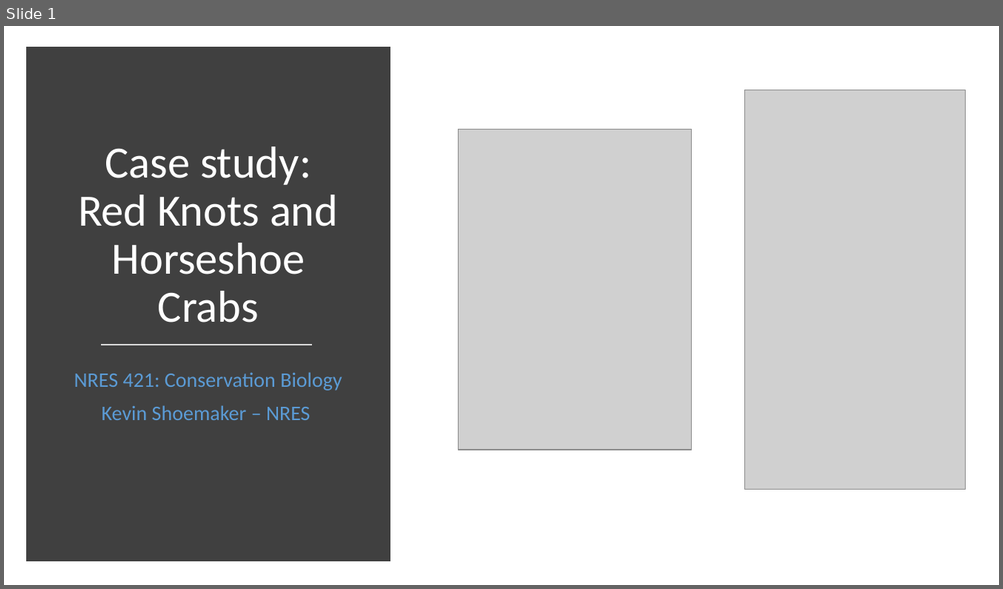
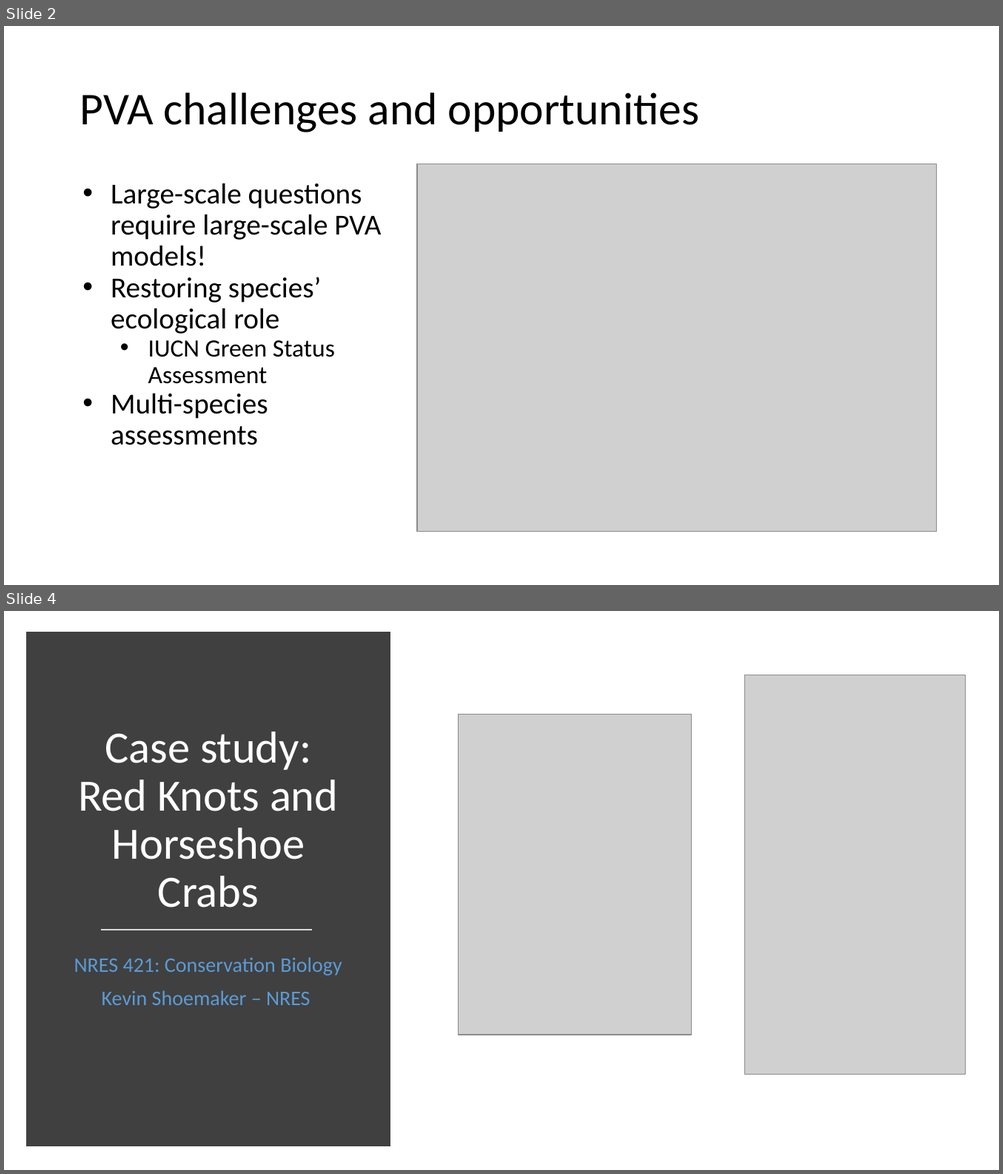
Before and after one commit to kevintshoemaker/NRES-470, a slide deck: REKN2.pptx. Shown one above the other, each under a label of ours: slide 1 before the commit, slides 2 and 4 after it; the slides between them are not shown. The pictures are 1003x589 and 1003x1174 pixels, drawn with LibreOffice and Linux fonts; fonts in the diff are those of the drawing; grey boxes stand for pictures. Boxes give left, top, right and bottom in pixels: in the first picture for what was removed or moved away, otherwise in the second. Text is boxed around its words. In the diff, an @@ line names an element or a change of style, - is before the commit and + after.

```diff
--- a/REKN2.pptx
+++ b/REKN2.pptx
@@ slide 2 added at (4,26,999,585), background #FFFFFF @@
@@ title added at (79,93,699,133), 44 pt, text #000000 @@
+PVA challenges and opportunities
@@ picture added at (418,164,936,533) @@
@@ text added at (111,183,381,446), 28 pt, text #000000 @@
+• Large-scale questions require large-scale PVA models!
+• Restoring species’ ecological role
+  • IUCN Green Status Assessment
+• Multi-species assessments
@@ what was slide 1 is now slide 4 @@
```
Also in this commit, not shown: 2 other slides added, 2 other files.
